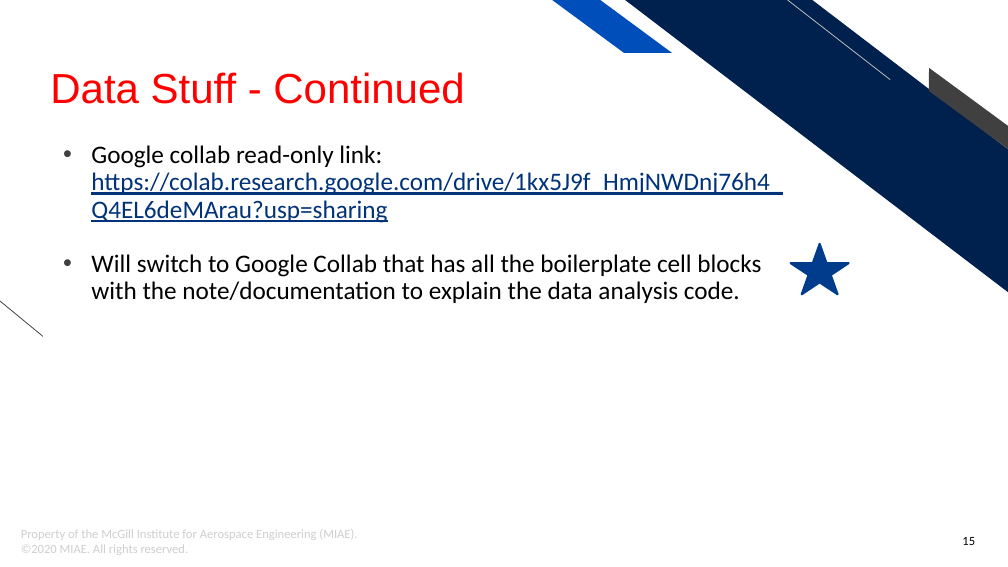
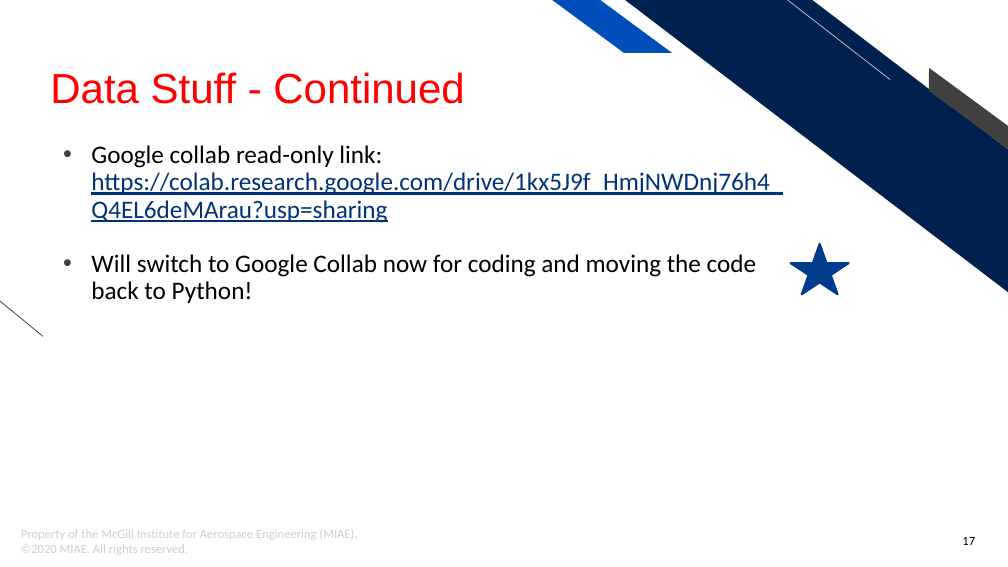
Before and after one commit to mowglu/MIAE-Python, a slide deck: slide 17 of Python Tutorial - MIAE.pptx (slide 15 before the commit). Drawn at 1008x567 pixels with LibreOffice and Linux fonts; fonts in the diff are those of the drawing; background and template pictures are left out. Boxes give left, top, right and bottom in pixels: in the first picture for what was removed or moved away, otherwise in the second. Text is boxed around its words. In the diff, an @@ line names an element or a change of style, - is before the commit and + after.

```diff
--- a/Python Tutorial - MIAE.pptx
+++ b/Python Tutorial - MIAE.pptx
@@ text at (91, 254, 757, 303): text changed @@
-• Will switch to Google Collab that has all the boilerplate cell blocks with the note/documentation to explain the data analysis code.
+• Will switch to Google Collab now for coding and moving the code back to Python!
@@ page number at (962, 537, 975, 545): text changed @@
-15
+17
```
Also in this commit, not shown: 6 other slides changed, 3 slides added, 1 slide removed.
